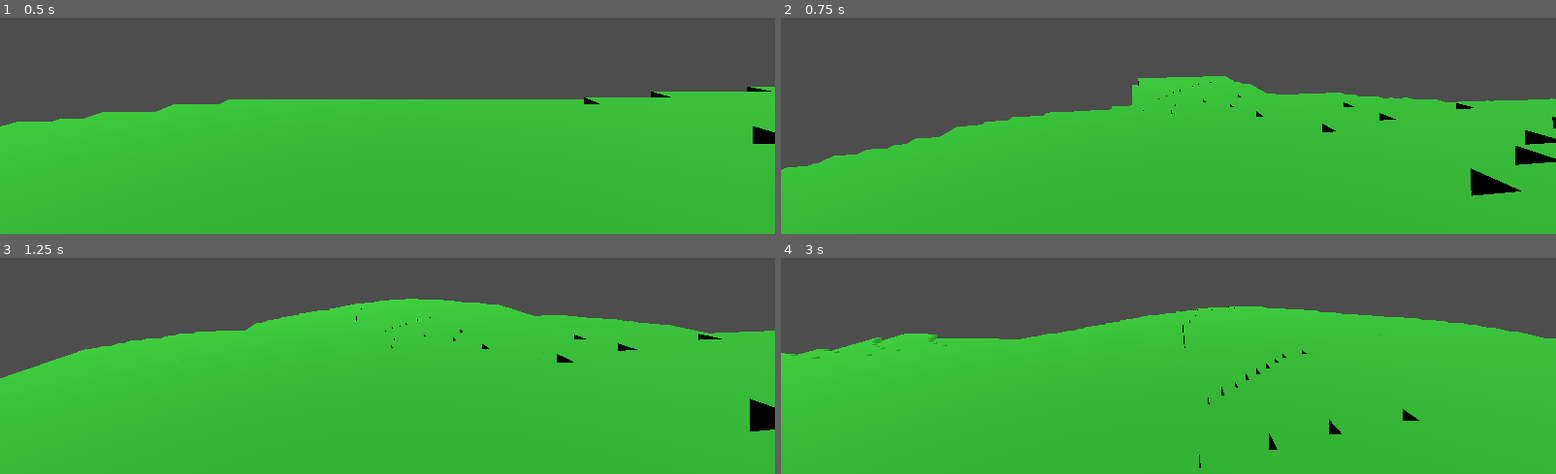
Above: before the commit, frames 1-4 (two rows, left to right).
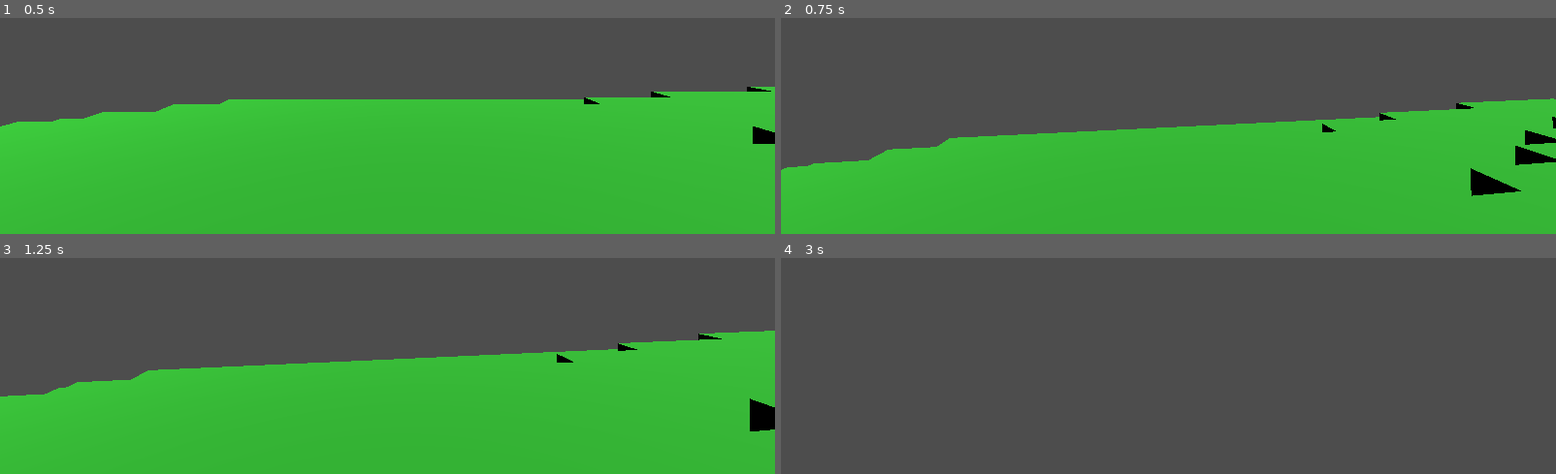
Above: after the commit, the same moments.

Repository: Ephesius/godot-voxels
Game: Godot game, scene res://scenes/world.tscn
Two runs of this game, one before a commit and one after it. Both use one fixed random seed, a clock stepped at 60 frames per second and the inputs below. The project has no main scene, so this scene is started directly.
Inputs (mouse positions are in pixels of both pictures, inside the frame that each line leads up to):
- Up to frame 1 (0.5 s): no input
- Up to frame 2 (0.75 s): tap Enter (ui_accept) at 0.5 s; move the mouse to (outside the picture) at 0.52 s; hold W (move_forward) from 0.53 s (still down); hold Ctrl (slow) from 0.53 s (still down)
- Up to frame 3 (1.25 s): keep holding W (move_forward); keep holding Ctrl (slow); tap Enter (ui_accept) at 0.77 s
- Up to frame 4 (3 s): keep holding W (move_forward); move the mouse to (1129, 258) at 1.27 s; release Ctrl (slow) at 1.28 s; tap Shift (sprint) at 1.35 s; tap Enter (ui_accept) at 1.52 s; move the mouse to (outside the picture) at 2.02 s; hold F (toggle_fly) 2.03-2.78 s; move the mouse to (1160, 264) at 2.77 s; tap Space at 2.85 s

Frame 1 is identical in both runs. In frame 2, 8.4% of the frame differs, in the area x 4-94%, y 26-68%; in frame 3, 16%; in frame 4, 68%, in the area x 0-100%, y 22-100%.
Error after the commit: Invalid assignment of property or key 'blocks' with value of type 'Array' on a base object of type 'MeshInstance3D (Chunk)'. (res://scripts/chunk_manager.gd:25…

Commit message:
Implement multithreaded chunk generation using WorkerThreadPool
Complete rewrite of chunk generation to use Godot 4's WorkerThreadPool,
enabling smooth gameplay while generating many chunks simultaneously.

Architecture:
- Mesh generation runs on worker threads (terrain, vertices, triangles)
- Main thread only handles scene operations (add_child, set mesh)
- Thread-safe queue system for completed chunks
- Mutex protection for shared data structures

Key changes:
- MAX_CHUNKS_PER_FRAME: 20 tasks submitted to thread pool per frame
- MAX_CHUNKS_TO_ADD_PER_FRAME: 3 chunks added to scene per frame
- _generate_chunk_on_thread(): Generates mesh on worker thread
- _process_completed_chunks(): Adds finished chunks to scene on main thread
- _add_face_to_surface(): Helper for thread-safe mesh generation

Flow:
1. Queue chunk positions for generation
2. Submit up to 20 tasks/frame to WorkerThreadPool
3. Worker threads generate block data + mesh
4. Completed chunks added to queue (mutex-protected)
5. Main thread adds up to 3 chunks/frame to scene
6. Collision added separately (main thread only, as before)

Benefits:
- No stuttering from mesh generation (happens off-thread)
- Can generate many chunks simultaneously (CPU core utilization)
- Smooth 60 FPS gameplay while loading terrain
- Fast terrain loading without blocking main thread

Expected result: Butter-smooth gameplay with fast chunk loading.

Diff:
--- a/scripts/chunk_manager.gd
+++ b/scripts/chunk_manager.gd
@@ -13,7 +13,8 @@
 # Dynamic chunk loading settings
 const RENDER_DISTANCE_CHUNKS: int = 4  # How many chunks to load in each direction
 const UPDATE_INTERVAL: float = 0.5  # How often to check for chunk updates (seconds)
-const MAX_CHUNKS_PER_FRAME: int = 5  # Maximum chunks to generate per frame to avoid stuttering
+const MAX_CHUNKS_PER_FRAME: int = 20  # Maximum chunk generation tasks to submit per frame
+const MAX_CHUNKS_TO_ADD_PER_FRAME: int = 3  # Maximum chunks to add to scene per frame
 const COLLISION_RADIUS: int = 1  # Only generate collision within this many chunks of player
 
 # Climate-based terrain generation
@@ -25,8 +26,11 @@
 var last_player_chunk: Vector3i = Vector3i(999999, 999999, 999999)  # Invalid initial position
 var time_since_last_update: float = 0.0
 
-# Chunk generation queue
+# Chunk generation queue and tracking
 var chunk_generation_queue: Array[Vector3i] = []
+var chunks_being_generated: Dictionary = {}  # Track chunks currently being generated on threads
+var completed_chunks_queue: Array = []  # Queue of completed chunk data ready to add to scene
+var completed_chunks_mutex: Mutex = Mutex.new()  # Protect completed queue from race conditions
 
 func _ready() -> void:
 	# Initialize terrain generation systems
@@ -44,7 +48,10 @@
 	if player == null:
 		return
 
-	# Process chunk generation queue every frame (limited chunks per frame)
+	# Process completed chunks from worker threads (add to scene on main thread)
+	_process_completed_chunks()
+
+	# Submit new chunk generation tasks to worker threads
 	_process_chunk_queue()
 
 	# Update collision every frame (very fast - just adds/removes collision bodies)
@@ -81,7 +88,7 @@
 	_unload_distant_chunks(player_chunk)
 
 
-## Process the chunk generation queue (limited chunks per frame)
+## Process the chunk generation queue (submit tasks to worker threads)
 func _process_chunk_queue() -> void:
 	if chunk_generation_queue.is_empty():
 		return
@@ -101,18 +108,169 @@
 		return dist_a < dist_b
 	)
 
-	# Generate up to MAX_CHUNKS_PER_FRAME chunks
-	var chunks_generated: int = 0
-	while chunks_generated < MAX_CHUNKS_PER_FRAME and not chunk_generation_queue.is_empty():
+	# Submit up to MAX_CHUNKS_PER_FRAME tasks to worker threads
+	var tasks_submitted: int = 0
+	while tasks_submitted < MAX_CHUNKS_PER_FRAME and not chunk_generation_queue.is_empty():
 		var chunk_pos: Vector3i = chunk_generation_queue.pop_front()
 
-		# Skip if chunk already exists (might have been generated by initial load)
-		if chunks.has(chunk_pos):
+		# Skip if chunk already exists or is being generated
+		if chunks.has(chunk_pos) or chunks_being_generated.has(chunk_pos):
 			continue
 
-		# Generate the chunk
-		generate_chunk(chunk_pos)
-		chunks_generated += 1
+		# Mark as being generated
+		chunks_being_generated[chunk_pos] = true
+
+		# Submit task to worker thread pool
+		WorkerThreadPool.add_task(_generate_chunk_on_thread.bind(chunk_pos))
+		tasks_submitted += 1
+
+
+## Process completed chunks from worker threads (add to scene on main thread)
+func _process_completed_chunks() -> void:
+	# Get completed chunks from queue (thread-safe)
+	completed_chunks_mutex.lock()
+	var chunks_to_process: Array = completed_chunks_queue.duplicate()
+	completed_chunks_queue.clear()
+	completed_chunks_mutex.unlock()
+
+	# Add up to MAX_CHUNKS_TO_ADD_PER_FRAME chunks to scene
+	var chunks_added: int = 0
+	for chunk_data in chunks_to_process:
+		if chunks_added >= MAX_CHUNKS_TO_ADD_PER_FRAME:
+			# Put remaining chunks back in queue for next frame
+			completed_chunks_mutex.lock()
+			for i in range(chunks_to_process.find(chunk_data), chunks_to_process.size()):
+				completed_chunks_queue.append(chunks_to_process[i])
+			completed_chunks_mutex.unlock()
+			break
+
+		_add_chunk_to_scene(chunk_data)
+		chunks_added += 1
+
+
+## Generate chunk data on worker thread (thread-safe)
+func _generate_chunk_on_thread(chunk_pos: Vector3i) -> void:
+	# Calculate the world position for this chunk's origin
+	var chunk_world_pos: Vector3i = chunk_to_world_pos(chunk_pos)
+
+	# Create block data array
+	var block_data: Array = []
+	for x in range(Chunk.CHUNK_SIZE):
+		block_data.append([])
+		for y in range(Chunk.CHUNK_SIZE):
+			block_data[x].append([])
+			for z in range(Chunk.CHUNK_SIZE):
+				block_data[x][y].append(Block.Type.AIR)
+
+	# Generate terrain using climate-based generation
+	for x: int in range(Chunk.CHUNK_SIZE):
+		for z: int in range(Chunk.CHUNK_SIZE):
+			var world_x: int = chunk_world_pos.x + x
+			var world_z: int = chunk_world_pos.z + z
+
+			var climate: Dictionary = climate_calculator.get_climate_at(world_x, world_z)
+			var temperature: float = climate.temperature
+			var humidity: float = climate.humidity
+			var elevation: int = climate.elevation
+
+			for y: int in range(Chunk.CHUNK_SIZE):
+				var world_y: int = chunk_world_pos.y + y
+
+				var block_type: Block.Type = biome_selector.select_block(
+					temperature,
+					humidity,
+					elevation,
+					world_y
+				)
+
+				block_data[x][y][z] = block_type
+
+	# Generate mesh from block data
+	var surface_tool: SurfaceTool = SurfaceTool.new()
+	surface_tool.begin(Mesh.PRIMITIVE_TRIANGLES)
+
+	for x: int in range(Chunk.CHUNK_SIZE):
+		for y: int in range(Chunk.CHUNK_SIZE):
+			for z: int in range(Chunk.CHUNK_SIZE):
+				var block_type: Block.Type = block_data[x][y][z]
+
+				if not Block.is_solid(block_type):
+					continue
+
+				var color: Color = Block.get_color(block_type)
+				var pos: Vector3 = Vector3(x, y, z)
+
+				# Helper function to get block from local data
+				var get_local_block = func(lx: int, ly: int, lz: int) -> Block.Type:
+					if lx < 0 or lx >= Chunk.CHUNK_SIZE or \
+					   ly < 0 or ly >= Chunk.CHUNK_SIZE or \
+					   lz < 0 or lz >= Chunk.CHUNK_SIZE:
+						return Block.Type.AIR
+					return block_data[lx][ly][lz]
+
+				# Add faces using local data
+				if Block.is_transparent(get_local_block.call(x, y + 1, z)):
+					_add_face_to_surface(surface_tool, pos, color, Vector3(0, 1, 0), "top")
+				if Block.is_transparent(get_local_block.call(x, y - 1, z)):
+					_add_face_to_surface(surface_tool, pos, color, Vector3(0, -1, 0), "bottom")
+				if Block.is_transparent(get_local_block.call(x, y, z + 1)):
+					_add_face_to_surface(surface_tool, pos, color, Vector3(0, 0, 1), "front")
+				if Block.is_transparent(get_local_block.call(x, y, z - 1)):
+					_add_face_to_surface(surface_tool, pos, color, Vector3(0, 0, -1), "back")
+				if Block.is_transparent(get_local_block.call(x + 1, y, z)):
+					_add_face_to_surface(surface_tool, pos, color, Vector3(1, 0, 0), "right")
+				if Block.is_transparent(get_local_block.call(x - 1, y, z)):
+					_add_face_to_surface(surface_tool, pos, color, Vector3(-1, 0, 0), "left")
+
+	# Commit mesh
+	var generated_mesh: ArrayMesh = surface_tool.commit()
+
+	# Package data and add to completed queue (thread-safe)
+	var chunk_data: Dictionary = {
+		"chunk_pos": chunk_pos,
+		"block_data": block_data,
+		"mesh": generated_mesh
+	}
+
+	completed_chunks_mutex.lock()
+	completed_chunks_queue.append(chunk_data)
+	completed_chunks_mutex.unlock()
+
+	# Remove from being_generated tracking
+	chunks_being_generated.erase(chunk_pos)
+
+
+## Add completed chunk to scene (main thread only)
+func _add_chunk_to_scene(chunk_data: Dictionary) -> void:
+	var chunk_pos: Vector3i = chunk_data.chunk_pos
+	var block_data: Array = chunk_data.block_data
+	var generated_mesh: ArrayMesh = chunk_data.mesh
+
+	# Create chunk node
+	var chunk: Chunk = Chunk.new(chunk_pos)
+
+	# Set block data
+	chunk.blocks = block_data
+
+	# Position the chunk in world space
+	chunk.position = Vector3(
+		chunk_pos.x * Chunk.CHUNK_SIZE,
+		chunk_pos.y * Chunk.CHUNK_SIZE,
+		chunk_pos.z * Chunk.CHUNK_SIZE
+	)
+
+	# Set the mesh
+	chunk.mesh = generated_mesh
+
+	# Set material if mesh has surfaces
+	if generated_mesh and generated_mesh.get_surface_count() > 0:
+		var material: StandardMaterial3D = StandardMaterial3D.new()
+		material.vertex_color_use_as_albedo = true
+		chunk.set_surface_override_material(0, material)
+
+	# Add to scene and dictionary
+	add_child(chunk)
+	chunks[chunk_pos] = chunk
 
 
 # Generate a chunk at the given chunk coordinates
@@ -326,3 +484,74 @@
 		chunk_pos.y * Chunk.CHUNK_SIZE,
 		chunk_pos.z * Chunk.CHUNK_SIZE
 	)
+
+
+## Helper: Add a face to surface tool with flat normals (used in threaded mesh generation)
+func _add_face_to_surface(surface_tool: SurfaceTool, pos: Vector3, color: Color, normal: Vector3, face_type: String) -> void:
+	var vertices: Array[Vector3] = []
+
+	match face_type:
+		"top":
+			vertices = [
+				pos + Vector3(0, 1, 0),
+				pos + Vector3(1, 1, 0),
+				pos + Vector3(1, 1, 1),
+				pos + Vector3(0, 1, 1)
+			]
+		"bottom":
+			vertices = [
+				pos + Vector3(0, 0, 0),
+				pos + Vector3(0, 0, 1),
+				pos + Vector3(1, 0, 1),
+				pos + Vector3(1, 0, 0)
+			]
+		"front":
+			vertices = [
+				pos + Vector3(0, 0, 1),
+				pos + Vector3(0, 1, 1),
+				pos + Vector3(1, 1, 1),
+				pos + Vector3(1, 0, 1)
+			]
+		"back":
+			vertices = [
+				pos + Vector3(0, 0, 0),
+				pos + Vector3(1, 0, 0),
+				pos + Vector3(1, 1, 0),
+				pos + Vector3(0, 1, 0)
+			]
+		"right":
+			vertices = [
+				pos + Vector3(1, 0, 0),
+				pos + Vector3(1, 0, 1),
+				pos + Vector3(1, 1, 1),
+				pos + Vector3(1, 1, 0)
+			]
+		"left":
+			vertices = [
+				pos + Vector3(0, 0, 0),
+				pos + Vector3(0, 1, 0),
+				pos + Vector3(0, 1, 1),
+				pos + Vector3(0, 0, 1)
+			]
+
+	# Triangle 1
+	surface_tool.set_normal(normal)
+	surface_tool.set_color(color)
+	surface_tool.add_vertex(vertices[0])
+	surface_tool.set_normal(normal)
+	surface_tool.set_color(color)
+	surface_tool.add_vertex(vertices[1])
+	surface_tool.set_normal(normal)
+	surface_tool.set_color(color)
+	surface_tool.add_vertex(vertices[2])
+
+	# Triangle 2
+	surface_tool.set_normal(normal)
+	surface_tool.set_color(color)
+	surface_tool.add_vertex(vertices[0])
+	surface_tool.set_normal(normal)
+	surface_tool.set_color(color)
+	surface_tool.add_vertex(vertices[2])
+	surface_tool.set_normal(normal)
+	surface_tool.set_color(color)
+	surface_tool.add_vertex(vertices[3])
